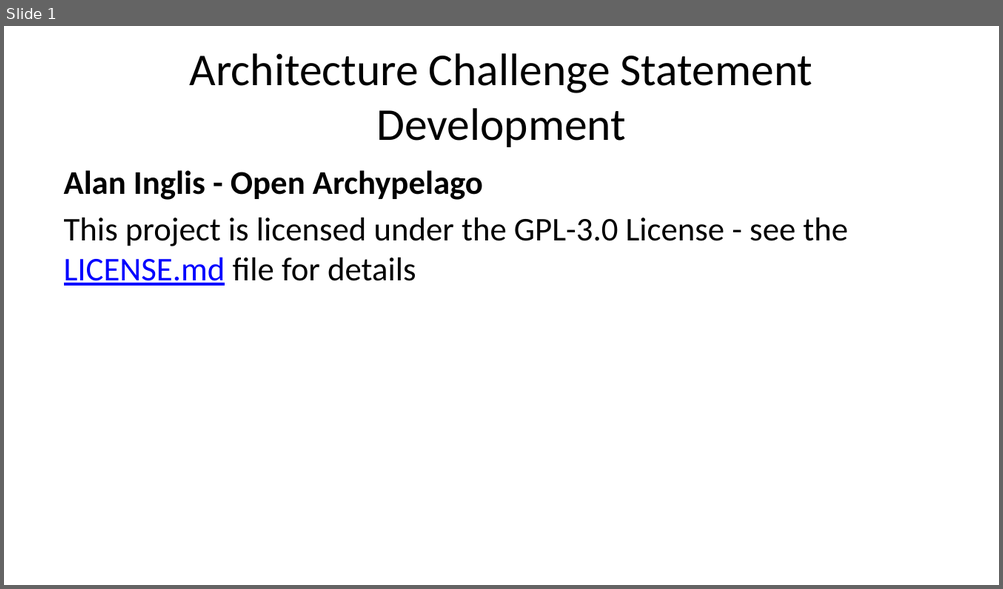
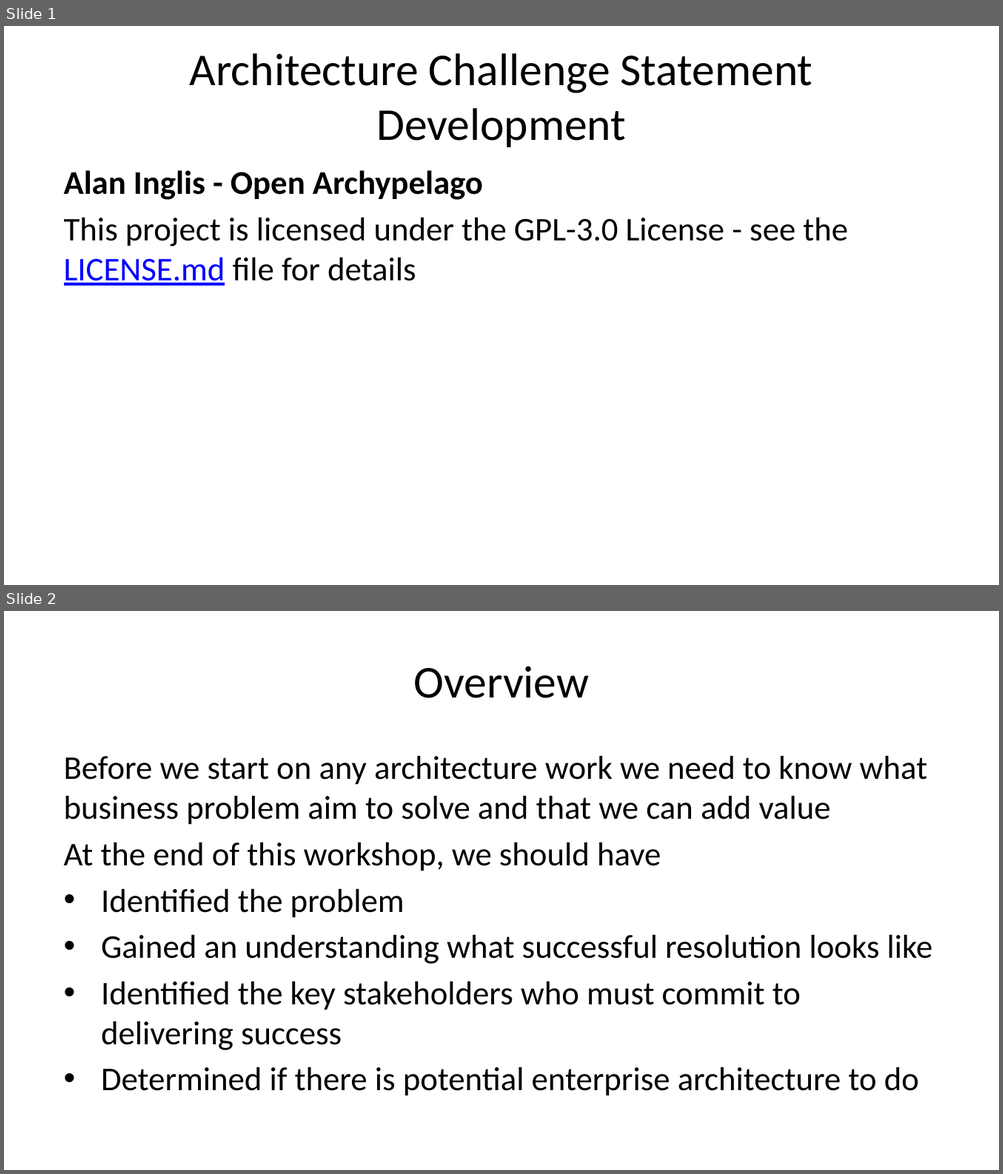
Before and after one commit to Open-Archypelago/Archypelago, a slide deck: building-blocks/problem-statement/Architecture-Challenge.pptx. Shown one above the other, each under a label of ours: slide 1 before the commit, slides 1 and 2 after it. The pictures are 1003x589 and 1003x1174 pixels, drawn with LibreOffice and Linux fonts; fonts in the diff are those of the drawing. Boxes give left, top, right and bottom in pixels: in the first picture for what was removed or moved away, otherwise in the second. Text is boxed around its words. In the diff, an @@ line names an element or a change of style, - is before the commit and + after.

```diff
--- a/building-blocks/problem-statement/Architecture-Challenge.pptx
+++ b/building-blocks/problem-statement/Architecture-Challenge.pptx
@@ slide 2 added at [4, 611, 999, 1170], background #FFFFFF @@
@@ title added at [413, 666, 589, 698], 33 pt, text #000000 @@
+Overview
@@ text added at [64, 756, 933, 1096], 24 pt, text #000000 @@
+Before we start on any architecture work we need to know what business problem aim to solve and that we can add value
+At the end of this workshop, we should have
+• Identified the problem
+• Gained an understanding what successful resolution looks like
+• Identified the key stakeholders who must commit to delivering success
+• Determined if there is potential enterprise architecture to do
```
Also in this commit, not shown: 9 slides changed, 7 other slides added, 1 slide removed, 5 other files.
